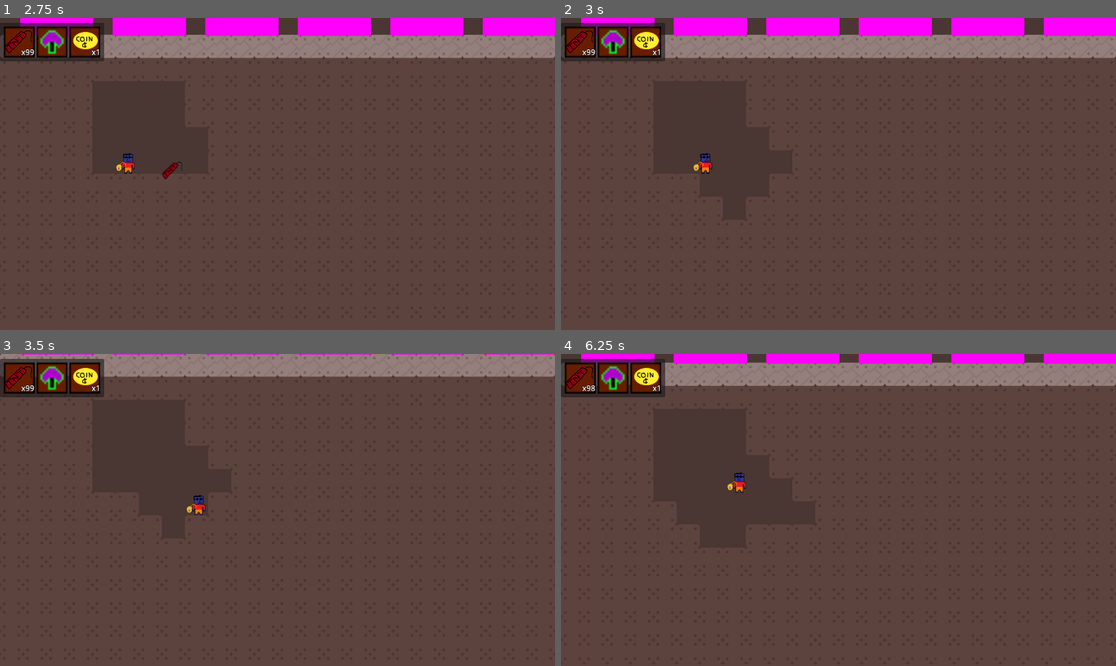
Above: before the commit, frames 1-4 (two rows, left to right).
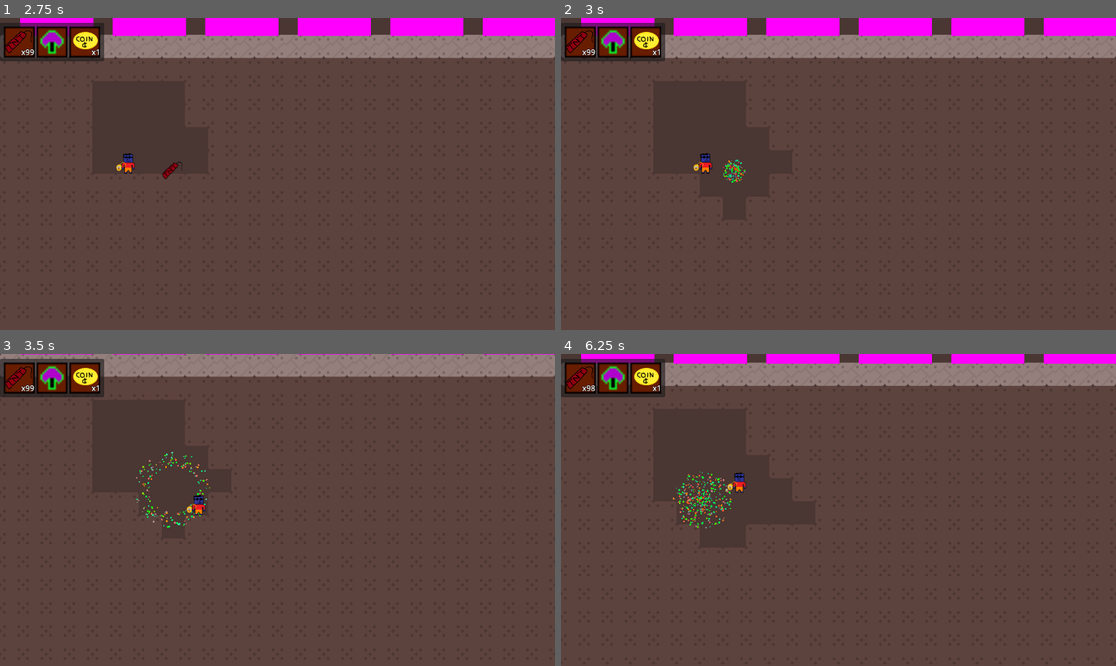
Above: after the commit, the same moments.

Repository: FlashBash21/City-Sinkers
Game: Godot game, scene res://Scenes/main.tscn
The game is run twice, just before and just after one commit, with the same random seed, the same clock (stepped at 60 frames per second) and the same inputs.
Inputs (mouse positions are in pixels of both pictures, inside the frame that each line leads up to):
- Up to frame 1 (2.75 s): move the mouse to (399, 158) at 0.52 s; press the mouse at (399, 158) at 0.53 s; hold D (move_right) 0.53-2.03 s; tap Space (jump) at 0.77, 1.52 s; move the mouse to (166, 189) at 1.27 s; release the mouse at (166, 189) at 1.28 s; tap E (explode) at 1.35 s; click (166, 189) at 1.55 s; move the mouse to (333, 105) at 2.02 s; press the mouse at (333, 105) at 2.03 s; hold A (move_left) from 2.03 s (still down)
- Up to frame 2 (3 s): move the mouse to (810, 236) at 2.77 s; release A (move_left) at 2.78 s; release the mouse at (810, 236) at 2.78 s; hold D (move_right) from 2.78 s (still down); right-click (810, 236) at 2.85 s
- Up to frame 3 (3.5 s): keep holding D (move_right); tap Space (jump) at 3.02 s; click (249, 572) at 3.05 s
- Up to frame 4 (6.25 s): move the mouse to (1005, 556) at 3.52 s; press the mouse at (1005, 556) at 3.53 s; tap Space (jump) at 3.77, 4.52, 6.02 s; move the mouse to (672, 463) at 4.27 s; release D (move_right) at 4.28 s; release the mouse at (672, 463) at 4.28 s; hold A (move_left) 4.28-5.03 s; tap E (explode) at 4.35 s; click (672, 463) at 4.55 s; move the mouse to (866, 510) at 5.02 s; press the mouse at (866, 510) at 5.03 s; hold D (move_right) 5.03-5.78 s; move the mouse to (755, 432) at 5.77 s; release the mouse at (755, 432) at 5.78 s; hold A (move_left) from 5.78 s (still down); right-click (755, 432) at 5.85 s; click (755, 432) at 6.05 s

Frame 1 is identical in both runs. In frame 2, 0.1% of the frame differs, in the area x 29-34%, y 45-53%; in frame 3, 0.3%; in frame 4, 0.4%, in the area x 20-31%, y 37-56%.

Commit message:
explosion effect

Diff:
--- a/Scenes/tnt_proj.tscn
+++ b/Scenes/tnt_proj.tscn
@@ -1,10 +1,36 @@
-[gd_scene load_steps=4 format=3 uid="uid://dqw3b4nibxk0j"]
+[gd_scene load_steps=7 format=3 uid="uid://dqw3b4nibxk0j"]
 
 [ext_resource type="Script" path="res://Scripts/TNT_Proj.gd" id="1_k1oac"]
 [ext_resource type="Texture2D" uid="uid://c6qqj2a86jjtm" path="res://Assets/Sprites/TNT.png" id="2_5id31"]
 
 [sub_resource type="RectangleShape2D" id="RectangleShape2D_cm4kq"]
 size = Vector2(16, 16)
+
+[sub_resource type="Gradient" id="Gradient_hvdsn"]
+offsets = PackedFloat32Array(0.00201207, 1)
+colors = PackedColorArray(1, 0.415686, 0, 1, 1, 1, 1, 1)
+
+[sub_resource type="GradientTexture1D" id="GradientTexture1D_jhr1d"]
+gradient = SubResource("Gradient_hvdsn")
+
+[sub_resource type="ParticleProcessMaterial" id="ParticleProcessMaterial_uis1w"]
+lifetime_randomness = 1.0
+particle_flag_disable_z = true
+spread = 180.0
+gravity = Vector3(2.08165e-12, 2.08165e-12, 2.08165e-12)
+initial_velocity_min = 300.0
+initial_velocity_max = 300.0
+orbit_velocity_min = 0.0
+orbit_velocity_max = 0.0
+linear_accel_min = -400.0
+linear_accel_max = -400.0
+angle_max = 360.0
+scale_min = 2.0
+scale_max = 5.0
+color = Color(1, 0.52549, 0.458824, 1)
+color_ramp = SubResource("GradientTexture1D_jhr1d")
+hue_variation_min = -0.64
+hue_variation_max = 0.13
 
 [node name="TNT_Proj" type="RigidBody2D"]
 collision_layer = 0
@@ -21,4 +47,11 @@
 wait_time = 1.5
 one_shot = true
 
+[node name="GPUParticles2D" type="GPUParticles2D" parent="."]
+emitting = false
+amount = 500
+process_material = SubResource("ParticleProcessMaterial_uis1w")
+lifetime = 0.7
+explosiveness = 0.5
+
 [connection signal="timeout" from="Timer" to="." method="_on_timer_timeout"]
--- a/Scripts/Player.gd
+++ b/Scripts/Player.gd
@@ -46,7 +46,6 @@
 				return true
 	else:
 		is_mining = false
-	print(mine_timer)
 	return false
 
 #handle other, less important code
--- a/Scripts/TNT_Proj.gd
+++ b/Scripts/TNT_Proj.gd
@@ -36,15 +36,22 @@
 
 
 func _on_timer_timeout():
-	tile = tilemap.local_to_map(get("position"))
-	var surrounding_tiles = tilemap.get_surrounding_cells(tile)
-	if (tilemap.get_cell_atlas_coords(1, tile) == Tiles.DIRT || tilemap.get_cell_atlas_coords(1, tile) == Tiles.FOUNDATION):
-		tilemap.set_cell(1, tile, 0, Tiles.EMPTY, -1)
-	for t in surrounding_tiles:
-		var s_tiles2 = tilemap.get_surrounding_cells(t)
-		for t2 in s_tiles2:
-			if (tilemap.get_cell_atlas_coords(1, t2) == Tiles.DIRT || tilemap.get_cell_atlas_coords(1, t2) == Tiles.FOUNDATION):
-				tilemap.set_cell(1, t2, 0, Tiles.EMPTY, -1)
-		if (tilemap.get_cell_atlas_coords(1, t) == Tiles.DIRT || tilemap.get_cell_atlas_coords(1, t) == Tiles.FOUNDATION):
-				tilemap.set_cell(1, t, 0, Tiles.EMPTY, -1)
-	queue_free()
+	var particles = $GPUParticles2D
+	if particles.emitting:
+		queue_free()
+	else:
+		tile = tilemap.local_to_map(get("position"))
+		var surrounding_tiles = tilemap.get_surrounding_cells(tile)
+		if (tilemap.get_cell_atlas_coords(1, tile) == Tiles.DIRT || tilemap.get_cell_atlas_coords(1, tile) == Tiles.FOUNDATION):
+			tilemap.set_cell(1, tile, 0, Tiles.EMPTY, -1)
+		for t in surrounding_tiles:
+			var s_tiles2 = tilemap.get_surrounding_cells(t)
+			for t2 in s_tiles2:
+				if (tilemap.get_cell_atlas_coords(1, t2) == Tiles.DIRT || tilemap.get_cell_atlas_coords(1, t2) == Tiles.FOUNDATION):
+					tilemap.set_cell(1, t2, 0, Tiles.EMPTY, -1)
+			if (tilemap.get_cell_atlas_coords(1, t) == Tiles.DIRT || tilemap.get_cell_atlas_coords(1, t) == Tiles.FOUNDATION):
+					tilemap.set_cell(1, t, 0, Tiles.EMPTY, -1)
+		$Timer.wait_time = 0.7
+		$Timer.start()
+		particles.emitting = true
+		$Sprite2D.visible = false
--- a/Scripts/tnt.gd
+++ b/Scripts/tnt.gd
@@ -13,5 +13,4 @@
 
 
 func _on_area_2d_body_entered(_body):
-	print("Detected")
 	queue_free()
